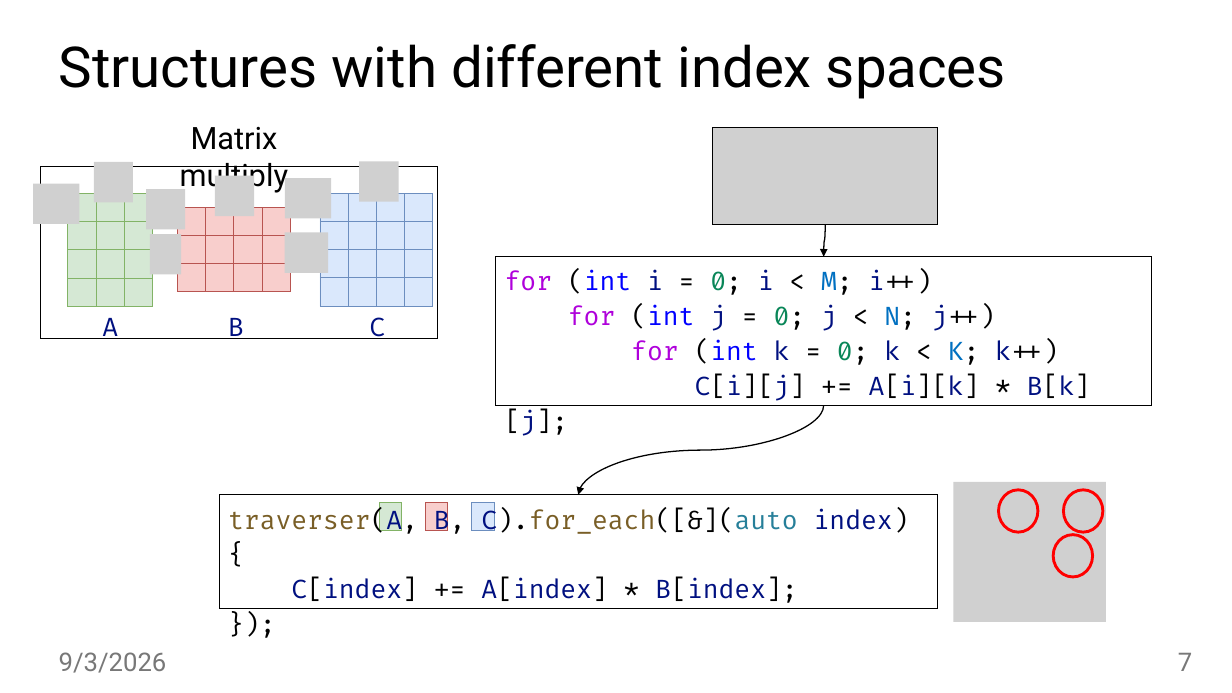
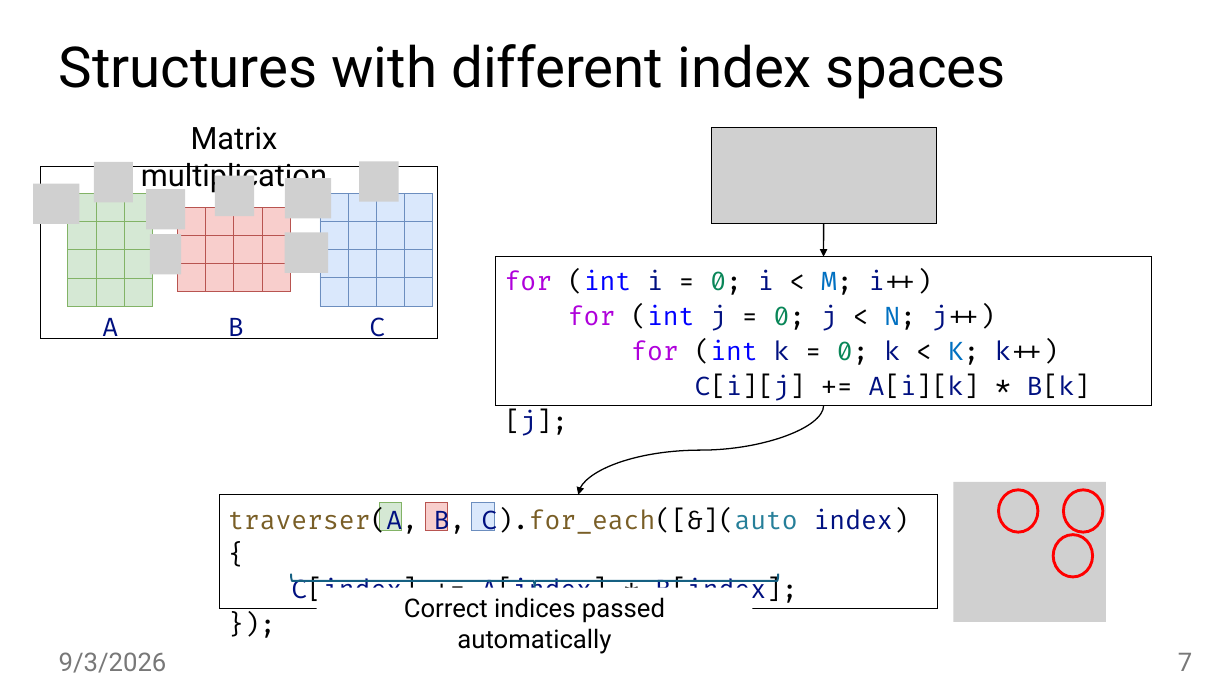
Before and after one commit to jiriklepl/phd-thesis, a slide deck: slide 7 of slides/Optimizing Memory Layouts and Traversal Orders in High-Performance Computing.pptx. Drawn at 1232x693 pixels with LibreOffice and Linux fonts; fonts in the diff are those of the drawing; grey boxes stand for pictures; background and template pictures are left out. Boxes give left, top, right and bottom in pixels: in the first picture for what was removed or moved away, otherwise in the second. Text is boxed around its words. In the diff, an @@ line names an element or a change of style, - is before the commit and + after.

```diff
--- a/slides/Optimizing Memory Layouts and Traversal Orders in High-Performance Computing.pptx
+++ b/slides/Optimizing Memory Layouts and Traversal Orders in High-Performance Computing.pptx
@@ text at <box>141,127,327,194</box>: text changed @@
-Matrix multiply
+Matrix multiplication
@@ curved arrow (823, 224) - (823, 257): route changed @@
@@ right brace added at <box>291,574,778,588</box>, outline #156082 1.5 pt @@
@@ text added at <box>404,597,665,654</box>, 20 pt, text #000000 @@
+Correct indices passed automatically
```
Also in this commit, not shown: 4 other slides changed.
